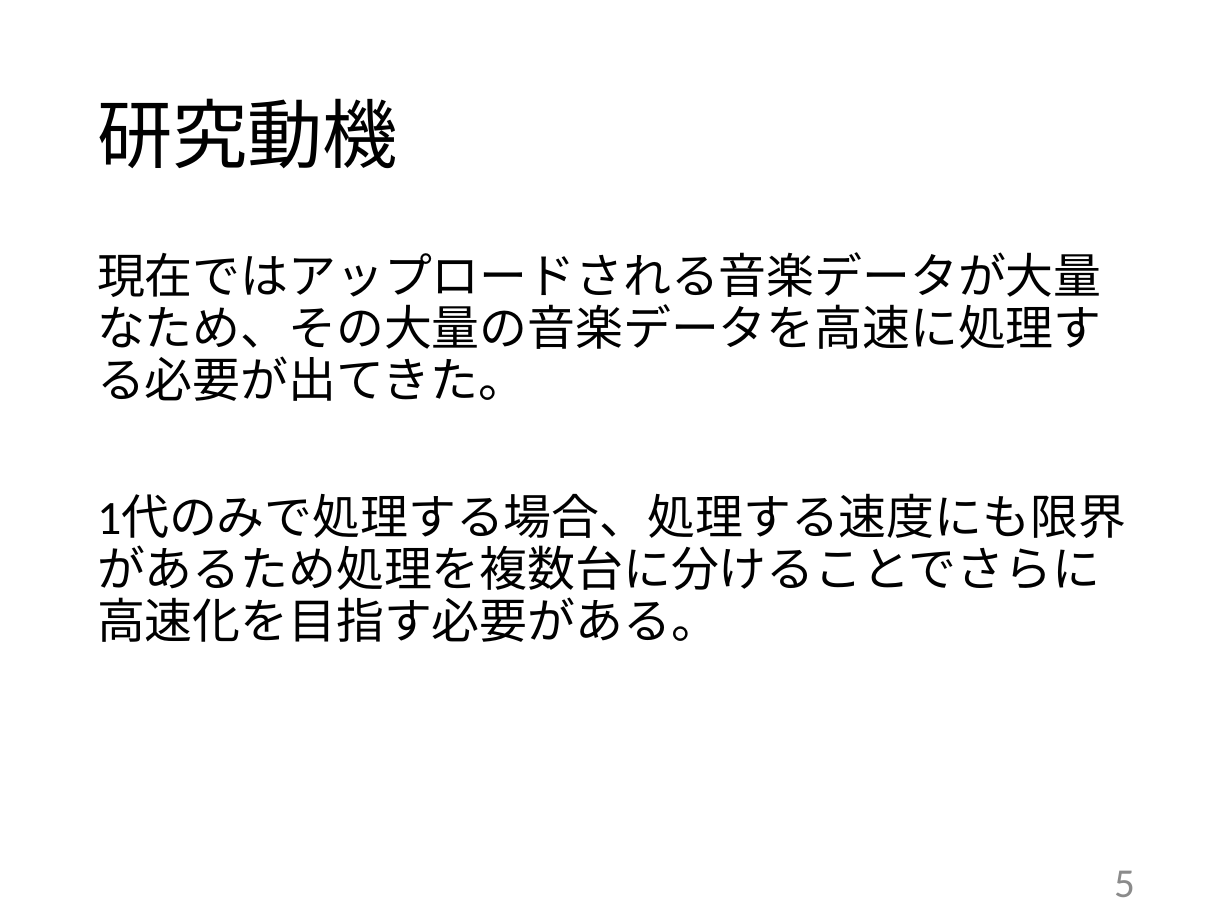
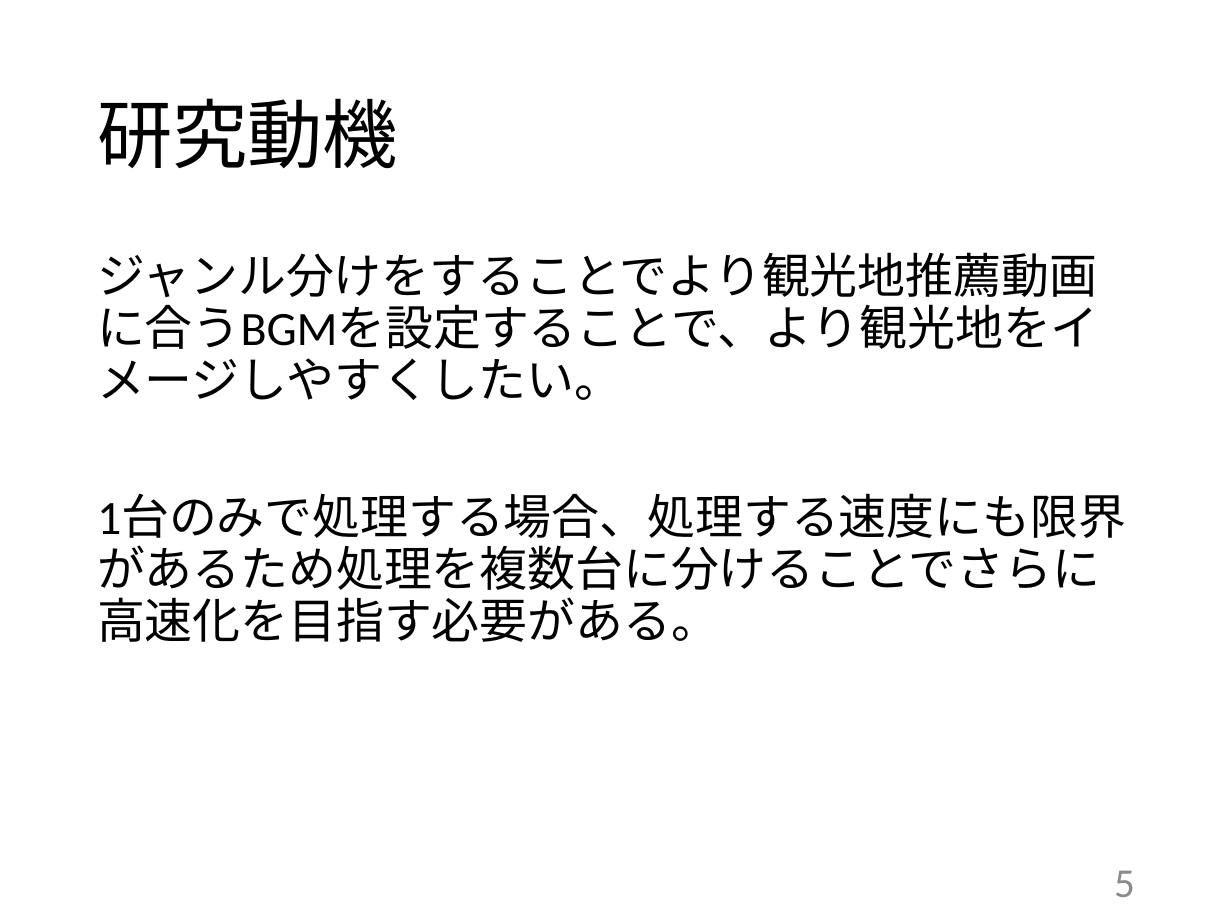
Before and after one commit to kait-takanolab/1821144-yoshii-thesis, a slide deck: slide 5 of 学部_中間発表_1821144.pptx. Drawn at 1232x924 pixels with LibreOffice and Linux fonts; fonts in the diff are those of the drawing. Boxes give left, top, right and bottom in pixels: in the first picture for what was removed or moved away, otherwise in the second. Text is boxed around its words. In the diff, an @@ line names an element or a change of style, - is before the commit and + after.

```diff
--- a/学部_中間発表_1821144.pptx
+++ b/学部_中間発表_1821144.pptx
@@ text at box(97, 252, 1126, 642): text changed @@
-現在ではアップロードされる音楽データが大量なため、その大量の音楽データを高速に処理する必要が出てきた。
-1代のみで処理する場合、処理する速度にも限界があるため処理を複数台に分けることでさらに高速化を目指す必要がある。
+ジャンル分けをすることでより観光地推薦動画に合うBGMを設定することで、より観光地をイメージしやすくしたい。
+1台のみで処理する場合、処理する速度にも限界があるため処理を複数台に分けることでさらに高速化を目指す必要がある。
```
Also in this commit, not shown: 5 other slides changed.
